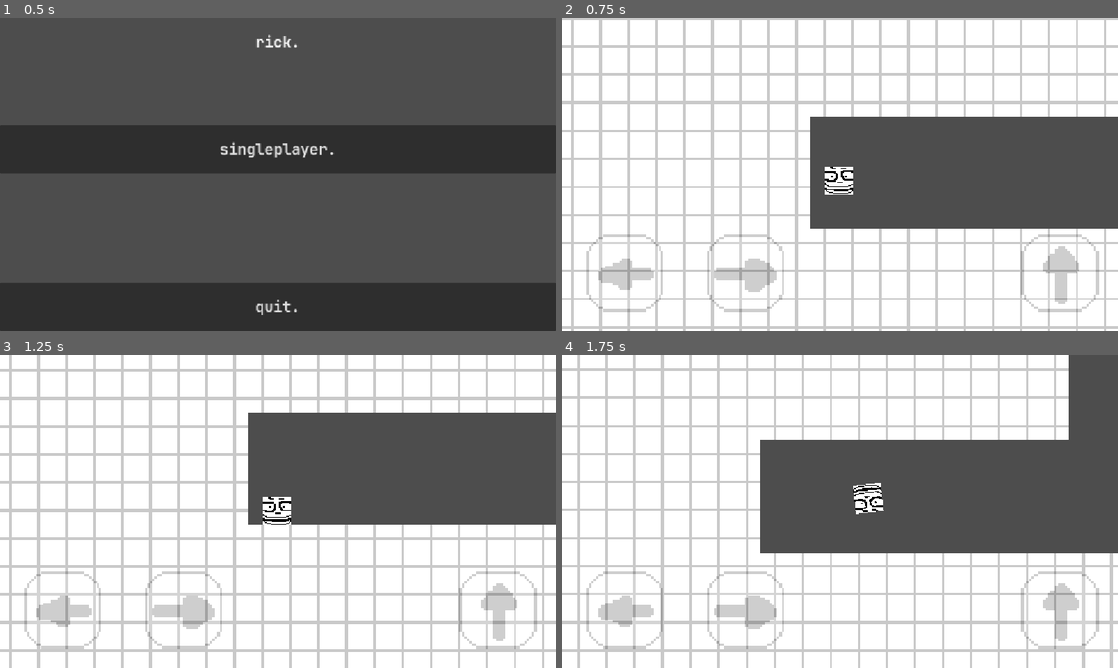
Above: before the commit, frames 1-4 (two rows, left to right).
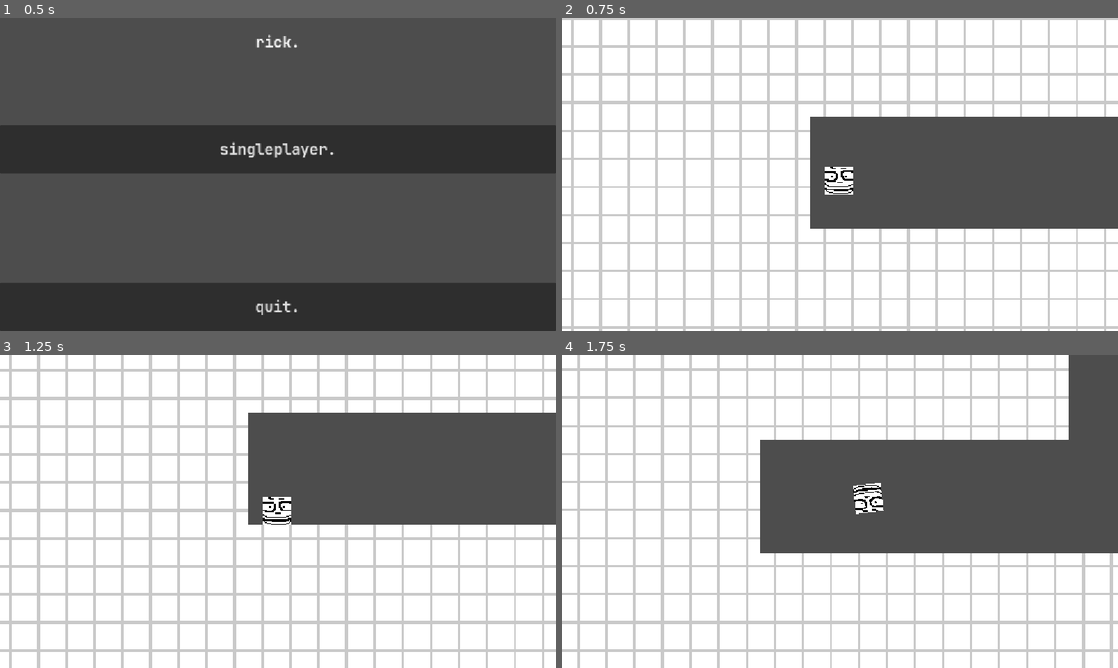
Above: after the commit, the same moments.

Repository: Paylicier/RickTheGame
Game: Godot game, scene res://menu.tscn
The game is run twice, just before and just after one commit, with the same random seed, the same clock (stepped at 60 frames per second) and the same inputs.
Inputs (mouse positions are in pixels of both pictures, inside the frame that each line leads up to):
- Up to frame 1 (0.5 s): no input
- Up to frame 2 (0.75 s): click "singleplayer." at 0.5 s
- Up to frame 3 (1.25 s): no input
- Up to frame 4 (1.75 s): tap Enter at 1.25 s; move the mouse to (962, 495) at 1.27 s; hold D (right) from 1.28 s (still down); tap Space (jump) at 1.35, 1.52 s; click (962, 495) at 1.42 s

Frame 1 is identical in both runs. In frame 2, 3.0% of the frame differs, in the area x 4-97%, y 69-94%; in frame 3, 3.0%; in frame 4, 3.0%.

Commit message:
feat: add restart

Diff:
--- a/MobileControls.tscn
+++ b/MobileControls.tscn
@@ -3,6 +3,7 @@
 [ext_resource type="Texture2D" uid="uid://dj0rina5ds3tt" path="res://assets/sprite/left.png" id="1_6x7v6"]
 [ext_resource type="Texture2D" uid="uid://4bdnqjuu5wjr" path="res://assets/sprite/right.png" id="2_hklcm"]
 [ext_resource type="Texture2D" uid="uid://xboiskjo13ov" path="res://assets/sprite/up.png" id="3_qyf6p"]
+[ext_resource type="Texture2D" uid="uid://c1of86pgl0esv" path="res://assets/sprite/restart.png" id="4_hklcm"]
 
 [node name="MobileControls" type="CanvasLayer" unique_id=1338979537]
 
@@ -62,3 +63,18 @@
 texture_normal = ExtResource("3_qyf6p")
 action = "jump"
 visibility_mode = 1
+
+[node name="SettingsArea" type="Control" parent="Control" unique_id=758095220]
+custom_minimum_size = Vector2(200, 200)
+layout_mode = 1
+anchors_preset = 0
+offset_right = 200.0
+offset_bottom = 200.0
+
+[node name="RestartButton" type="TouchScreenButton" parent="Control/SettingsArea" unique_id=1608631606]
+texture_filter = 3
+position = Vector2(50, 50)
+scale = Vector2(5, 5)
+texture_normal = ExtResource("4_hklcm")
+action = "jump"
+visibility_mode = 1
--- a/main.tscn
+++ b/main.tscn
@@ -126,7 +126,7 @@
 
 [node name="TileMapLayer" type="TileMapLayer" parent="." unique_id=1377278581]
 texture_filter = 3
-tile_map_data = PackedByteArray("AAAAABQAAAAAAAAAAAABABQAAAA …(77471 unchanged characters)… AAAAAAAADW/ygAAAAAAAAAAADp////AAAAAAAAAADp//3/AAABAAAAAAAtAAwAAAABAAAAAAA9APv/AAAAAAAAAAA9APz/AA …(10124 unchanged characters)…
+tile_map_data = PackedByteArray("AAAAABQAAAAAAAAAAAABABQAAAA …(77471 unchanged characters)… AAAAAAAADW/ygAAAAAAAAAAADp////AAAAAAAAAAAtAAwAAAABAAAAAAA9APv/AAAAAAAAAAA9APz/AA …(10124 unchanged characters)…
 tile_set = SubResource("TileSet_5xl8h")
 
 [node name="Button" parent="." unique_id=1296205430 instance=ExtResource("7_kek77")]
--- a/project.godot
+++ b/project.godot
@@ -56,10 +56,13 @@
 , Object(InputEventJoypadMotion,"resource_local_to_scene":false,"resource_name":"","device":-1,"axis":0,"axis_value":1.0,"script":null)
 ]
 }
-
-[input_devices]
-
-pointing/emulate_touch_from_mouse=true
+restart={
+"deadzone": 0.2,
+"events": [Object(InputEventKey,"resource_local_to_scene":false,"resource_name":"","device":-1,"window_id":0,"alt_pressed":false,"shift_pressed":false,"ctrl_pressed":false,"meta_pressed":false,"pressed":false,"keycode":0,"physical_keycode":82,"key_label":0,"unicode":114,"location":0,"echo":false,"script":null)
+, Object(InputEventJoypadButton,"resource_local_to_scene":false,"resource_name":"","device":-1,"button_index":2,"pressure":0.0,"pressed":false,"script":null)
+, Object(InputEventJoypadButton,"resource_local_to_scene":false,"resource_name":"","device":-1,"button_index":6,"pressure":0.0,"pressed":false,"script":null)
+]
+}
 
 [physics]
 
--- a/scripts/player.gd
+++ b/scripts/player.gd
@@ -53,6 +53,9 @@
 	play_sfx(SoundType.JUMP)
 
 func _physics_process(delta: float) -> void:
+
+	if Input.is_action_just_pressed("restart"):
+		get_tree().reload_current_scene()
 
 	var direction := Input.get_axis("left", "right")
 
Binary file added: assets/sprite/restart.png
Not shown, added: assets/sprite/restart.png.import
Not shown, changed: export_presets.cfg
